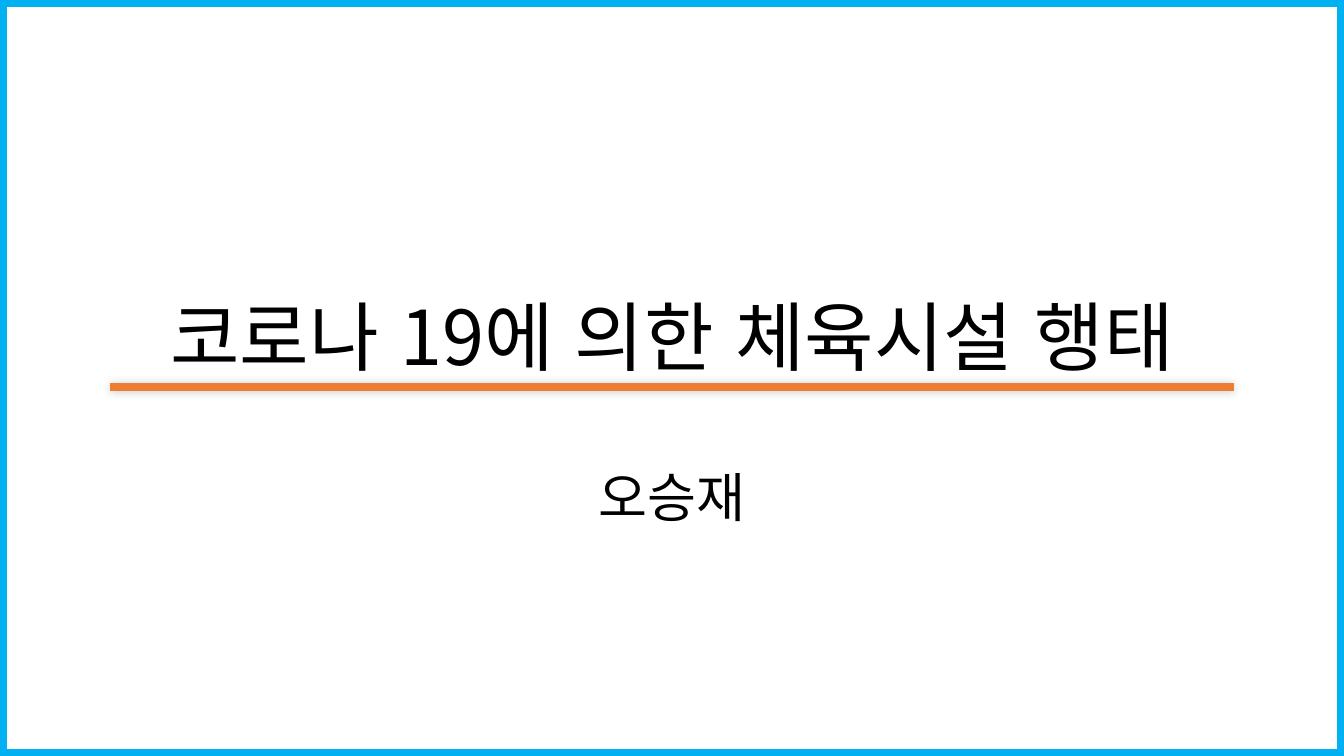
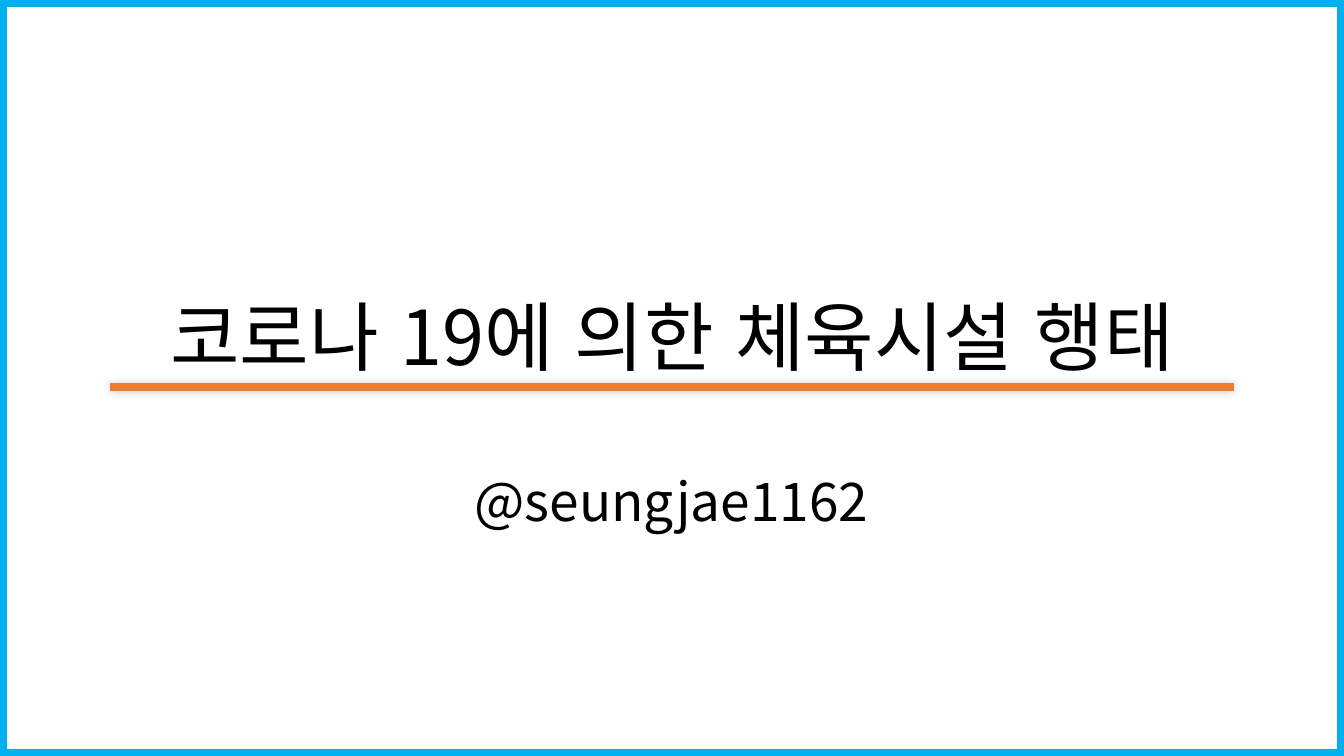
Before and after one commit to seungjae1162/SportsData, a slide deck: slide 1 of standard_in_2020-12-31/코로나19에따른 스포츠시설 폐업 수(20201228_20210103).pptx. Drawn at 1344x756 pixels with LibreOffice and Linux fonts; fonts in the diff are those of the drawing; background and template pictures are left out. Boxes give left, top, right and bottom in pixels: in the first picture for what was removed or moved away, otherwise in the second. Text is boxed around its words. In the diff, an @@ line names an element or a change of style, - is before the commit and + after.

```diff
--- a/standard_in_2020-12-31/코로나19에따른 스포츠시설 폐업 수(20201228_20210103).pptx
+++ b/standard_in_2020-12-31/코로나19에따른 스포츠시설 폐업 수(20201228_20210103).pptx
@@ subtitle at <box>474,479,868,535</box>: text changed @@
-오승재
+@seungjae1162
```
Also in this commit, not shown: 3 other slides changed, 8 slides added, 2 slides removed.
